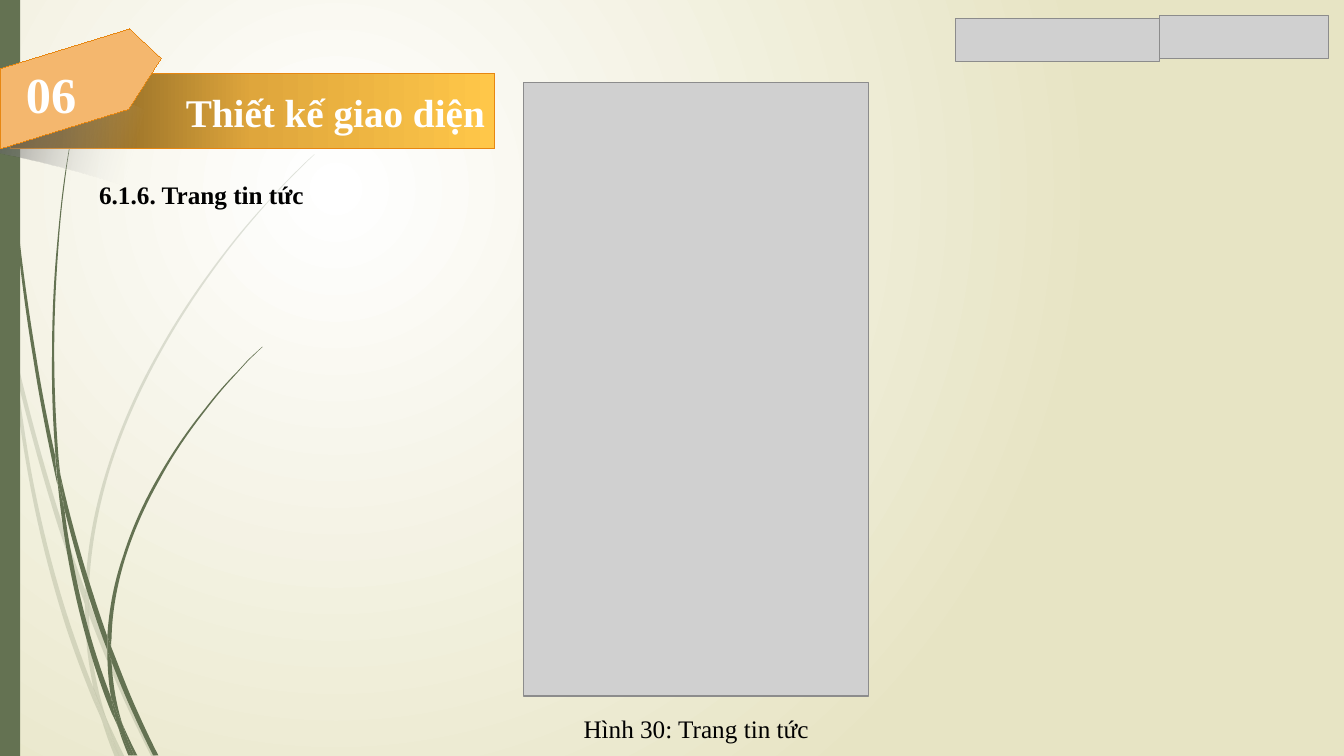
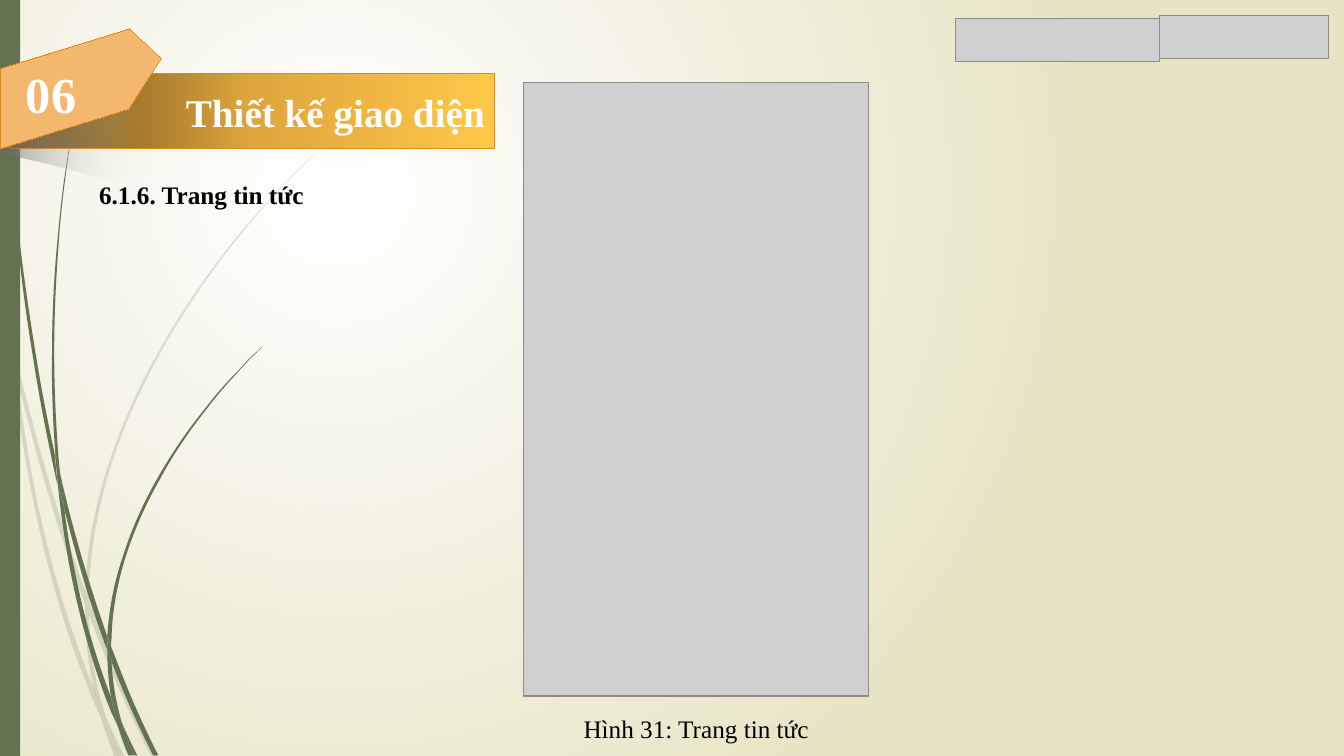
Before and after one commit to Trong-Nhan/Do_An_Ky_Cuoi, a slide deck: slide 54 of Slide Đồ Án.pptx. Drawn at 1344x756 pixels with LibreOffice and Linux fonts; fonts in the diff are those of the drawing; grey boxes stand for pictures. Boxes give left, top, right and bottom in pixels: in the first picture for what was removed or moved away, otherwise in the second. Text is boxed around its words. In the diff, an @@ line names an element or a change of style, - is before the commit and + after.

```diff
--- a/Slide Đồ Án.pptx
+++ b/Slide Đồ Án.pptx
@@ text at <box>584,720,809,744</box>: text changed @@
-Hình 30: Trang tin tức
+Hình 31: Trang tin tức
```
Also in this commit, not shown: 22 other slides changed.
